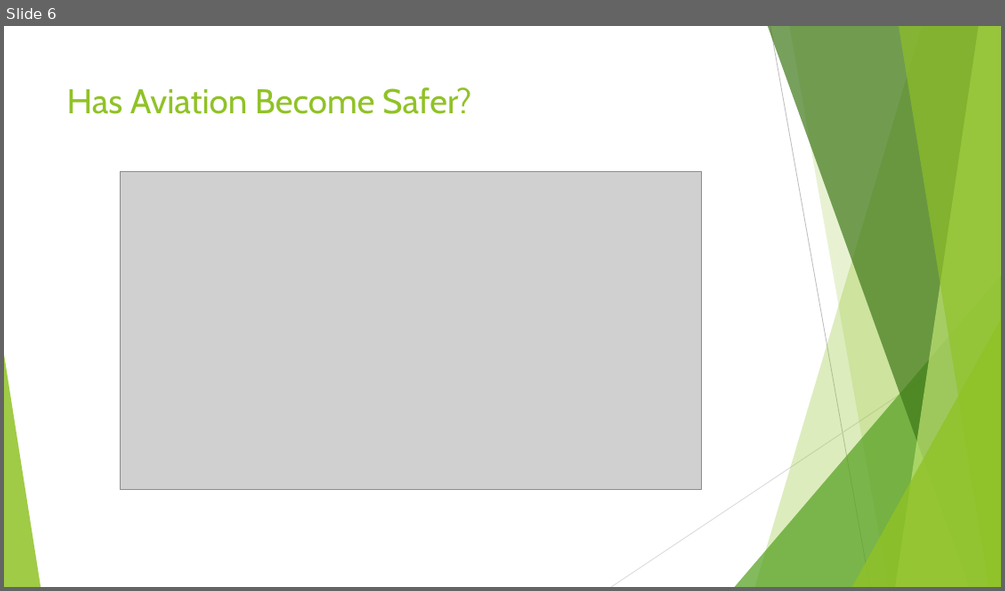
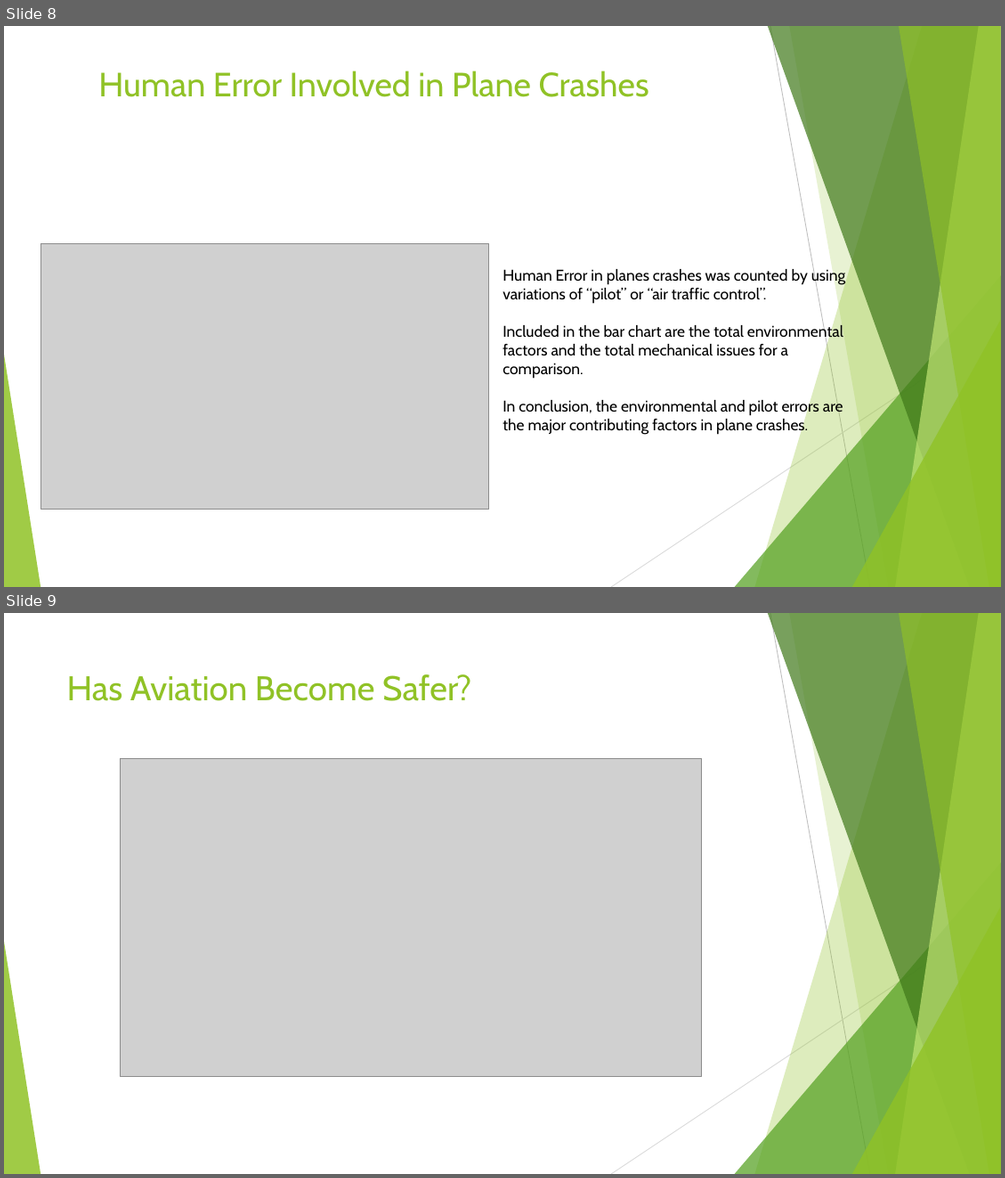
Before and after one commit to MZt92-ui/Project-1-Group-3, a slide deck: plane_crash_presenation_Rob.pptx. Shown one above the other, each under a label of ours: slide 6 before the commit, slides 8 and 9 after it. The pictures are 1005x591 and 1005x1178 pixels, drawn with LibreOffice and Linux fonts; fonts in the diff are those of the drawing; grey boxes stand for pictures. Boxes give left, top, right and bottom in pixels: in the first picture for what was removed or moved away, otherwise in the second. Text is boxed around its words. In the diff, an @@ line names an element or a change of style, - is before the commit and + after.

```diff
--- a/plane_crash_presenation_Rob.pptx
+++ b/plane_crash_presenation_Rob.pptx
@@ slide 8 added at box(4, 26, 1001, 587), background #FFFFFF; not listed: 10 template elements that a slide beside it also shows @@
@@ title added at box(98, 70, 649, 97), 32.4 pt, text #90C226 @@
+Human Error Involved in Plane Crashes
@@ picture added at box(41, 244, 489, 510) @@
@@ text added at box(502, 267, 846, 434), 15 pt, text #000000 @@
+Human Error in planes crashes was counted by using variations of “pilot” or “air traffic control”.
+Included in the bar chart are the total environmental factors and the total mechanical issues for a comparison.
+In conclusion, the environmental and pilot errors are the major contributing factors in plane crashes.
@@ what was slide 6 is now slide 9 @@
```
Also in this commit, not shown: 4 slides changed, 3 other slides added, 1 slide removed.
